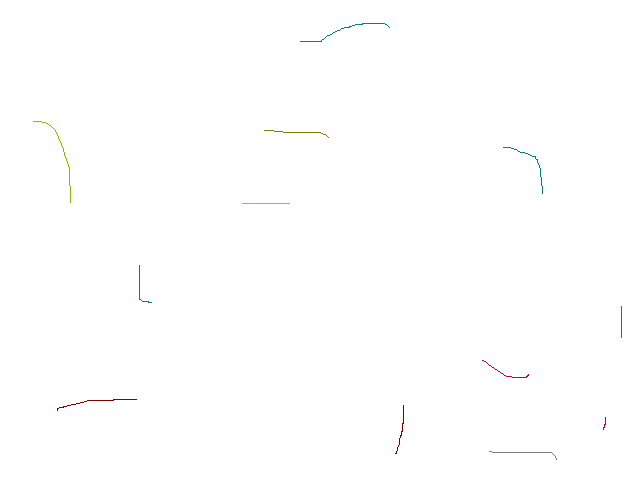
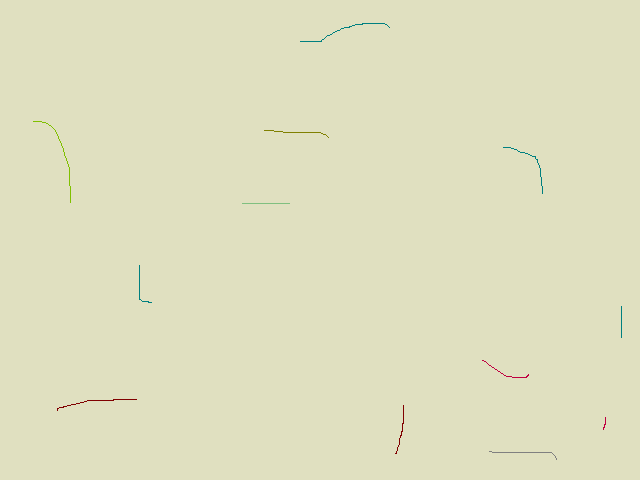
Before/after of a (640, 480) layered artwork. What changed in the layer stack:
painted on "Background" over [left=0, top=0, right=640, bottom=480]
painted on "26_KitchenLow.png" over [left=0, top=0, right=640, bottom=480]
